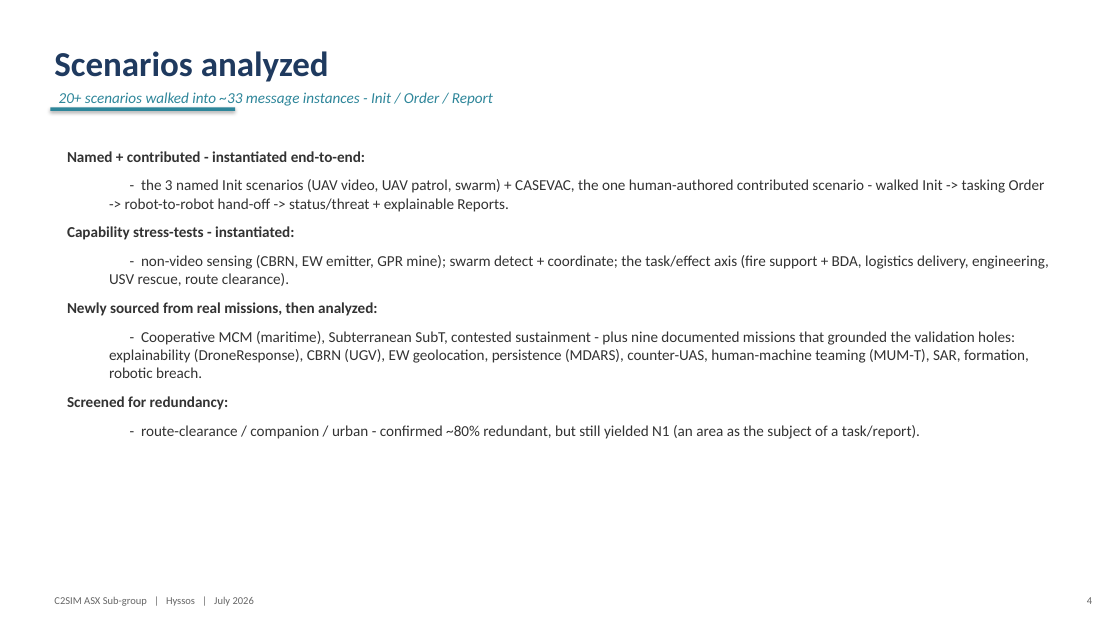
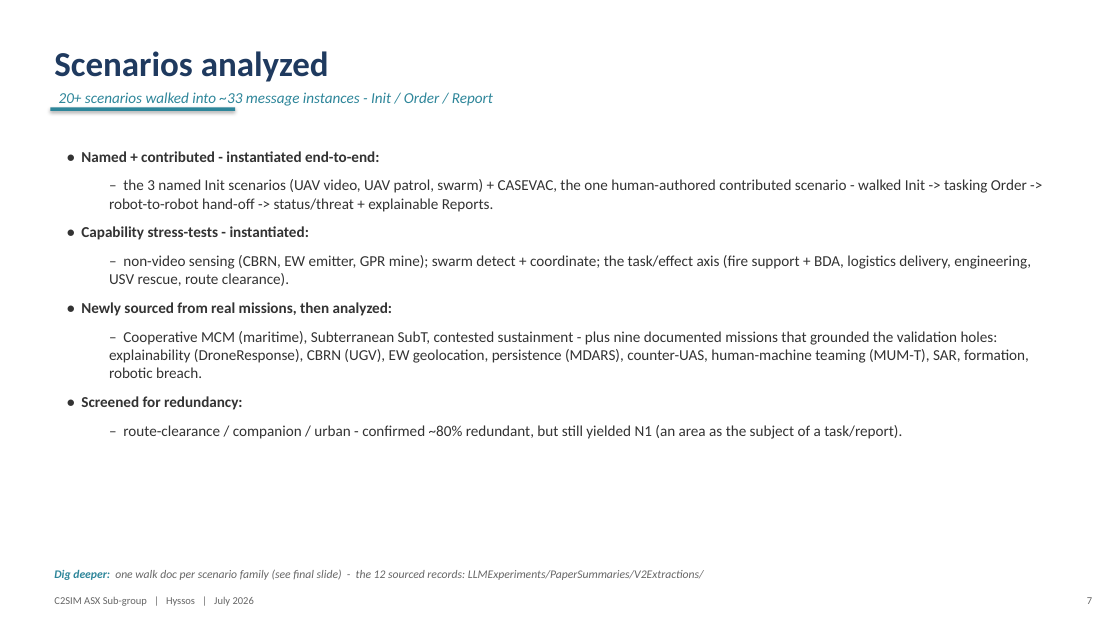
Before and after one commit to hyssostech/C2SIMArtifacts, a slide deck: slide 7 of Subgroups/ASX/InstantiationReview/ASX-Instantiation-Findings.pptx (slide 4 before the commit). Drawn at 1120x630 pixels with LibreOffice and Linux fonts; fonts in the diff are those of the drawing. Boxes give left, top, right and bottom in pixels: in the first picture for what was removed or moved away, otherwise in the second. Text is boxed around its words. In the diff, an @@ line names an element or a change of style, - is before the commit and + after.

```diff
--- a/Subgroups/ASX/InstantiationReview/ASX-Instantiation-Findings.pptx
+++ b/Subgroups/ASX/InstantiationReview/ASX-Instantiation-Findings.pptx
@@ text at <box>81,151,1031,439</box>: text changed @@
-Named + contributed - instantiated end-to-end:
-  - the 3 named Init scenarios (UAV video, UAV patrol, swarm) + CASEVAC, the one human-authored contributed scenario - walked Init -> tasking Order -> robot-to-robot hand-off -> status/threat + explainable Reports.
-Capability stress-tests - instantiated:
-  - non-video sensing (CBRN, EW emitter, GPR mine); swarm detect + coordinate; the task/effect axis (fire support + BDA, logistics delivery, engineering, USV rescue, route clearance).
-Newly sourced from real missions, then analyzed:
-  - Cooperative MCM (maritime), Subterranean SubT, contested sustainment - plus nine documented missions that grounded the validation holes: explainability (DroneResponse), CBRN (UGV), EW geolocation, persistence (MDARS), counter-UAS, human-machine teaming (MUM-T), SAR, formation, robotic breach.
-Screened for redundancy:
-  - route-clearance / companion / urban - confirmed ~80% redundant, but still yielded N1 (an area as the subject of a task/report).
+• Named + contributed - instantiated end-to-end:
+  – the 3 named Init scenarios (UAV video, UAV patrol, swarm) + CASEVAC, the one human-authored contributed scenario - walked Init -> tasking Order -> robot-to-robot hand-off -> status/threat + explainable Reports.
+• Capability stress-tests - instantiated:
+  – non-video sensing (CBRN, EW emitter, GPR mine); swarm detect + coordinate; the task/effect axis (fire support + BDA, logistics delivery, engineering, USV rescue, route clearance).
+• Newly sourced from real missions, then analyzed:
+  – Cooperative MCM (maritime), Subterranean SubT, contested sustainment - plus nine documented missions that grounded the validation holes: explainability (DroneResponse), CBRN (UGV), EW geolocation, persistence (MDARS), counter-UAS, human-machine teaming (MUM-T), SAR, formation, robotic breach.
+• Screened for redundancy:
+  – route-clearance / companion / urban - confirmed ~80% redundant, but still yielded N1 (an area as the subject of a task/report).
@@ text added at <box>54,569,704,580</box>, 10 pt, text #666666, italic @@
+Dig deeper: one walk doc per scenario family (see final slide) - the 12 sourced records: LLMExperiments/PaperSummaries/V2Extractions/
@@ text at <box>1087,597,1092,604</box>: text changed @@
-4
+7
```
Also in this commit, not shown: 22 other slides changed, 6 slides added, 18 other files.
